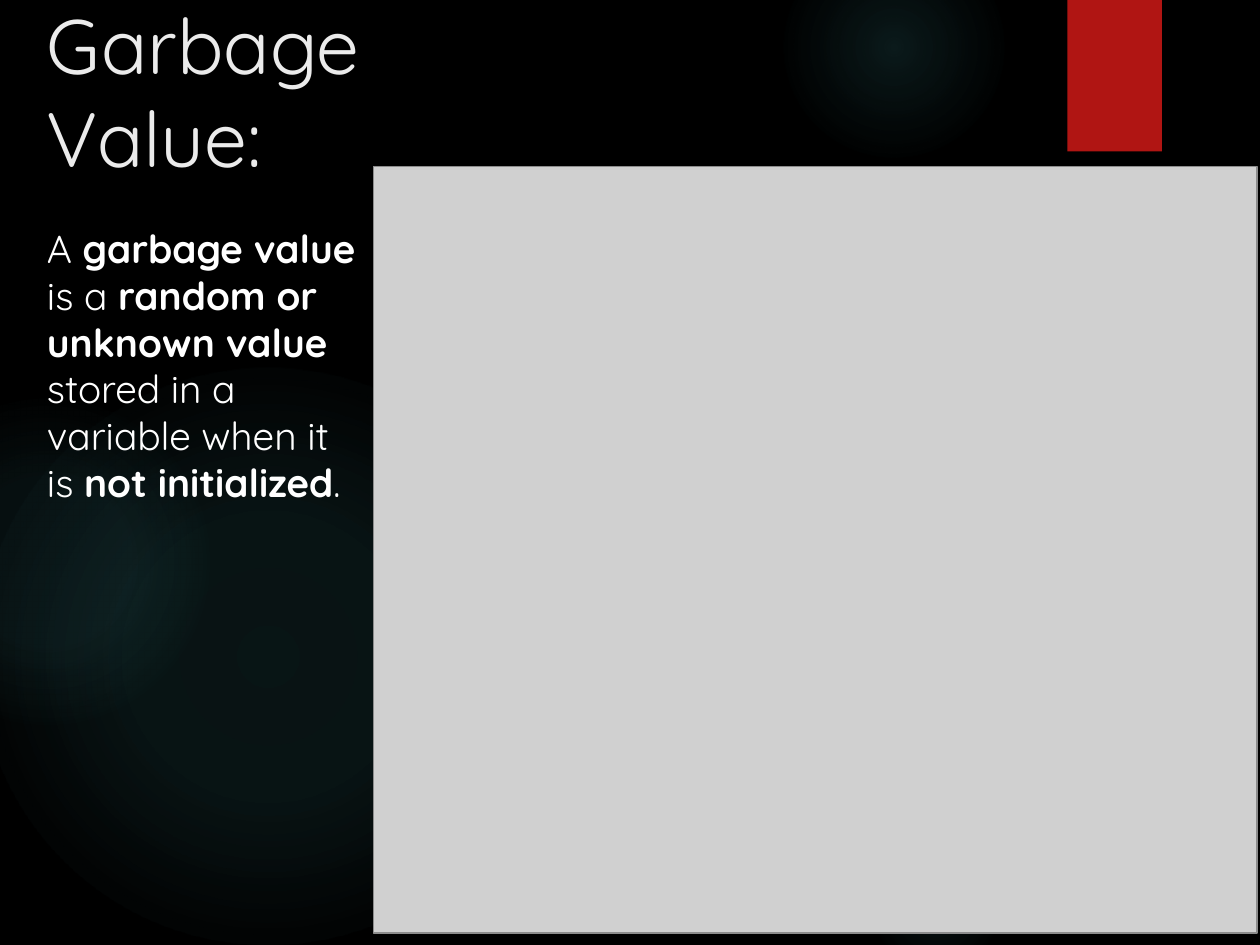
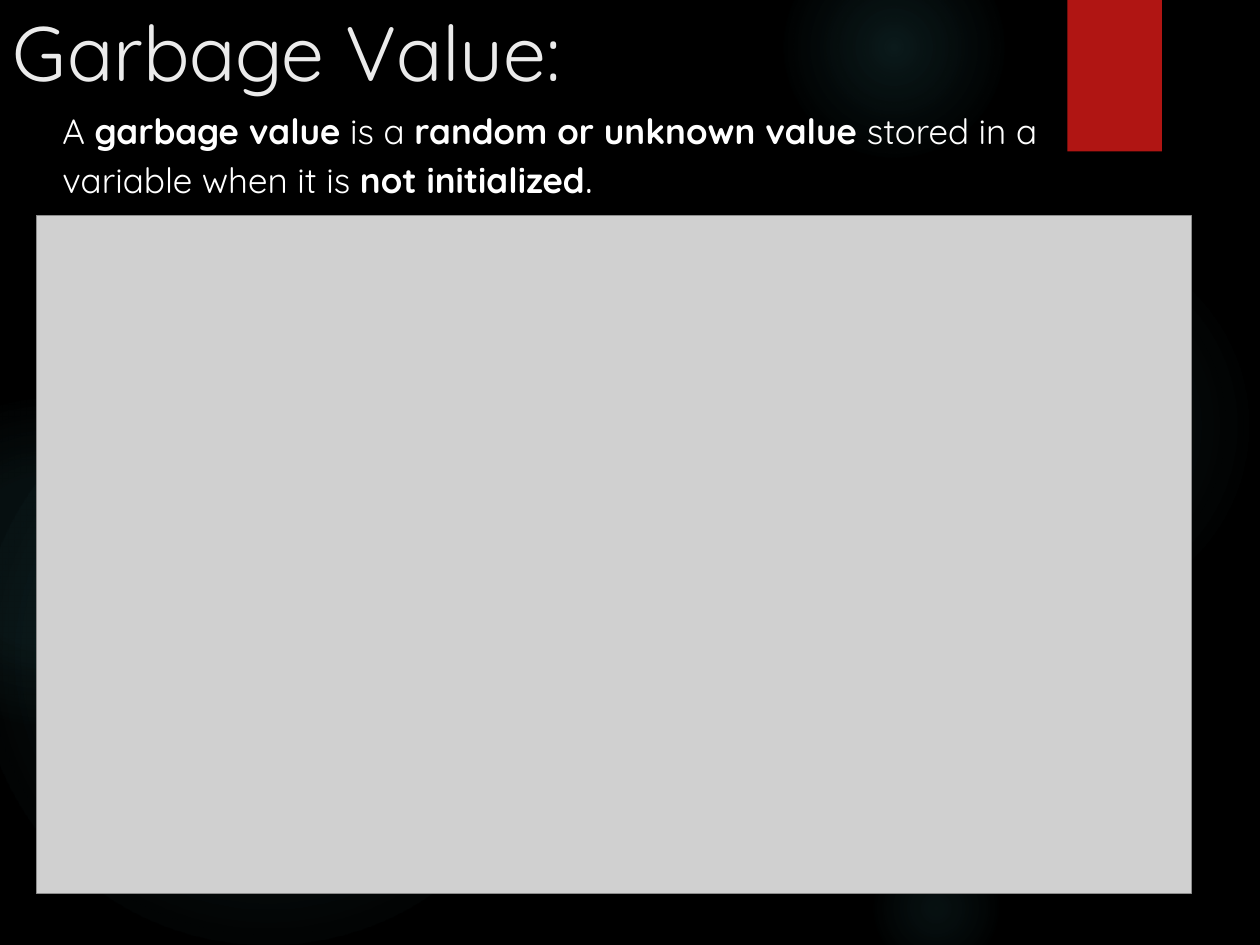
Before and after one commit to vaibavv360-create/-Powerpoint-Presentation, a slide deck: slide 11 of W1.pptx. Drawn at 1260x945 pixels with LibreOffice and Linux fonts; fonts in the diff are those of the drawing; grey boxes stand for pictures; background and template pictures are left out. Boxes give left, top, right and bottom in pixels: in the first picture for what was removed or moved away, otherwise in the second. Text is boxed around its words. In the diff, an @@ line names an element or a change of style, - is before the commit and + after.

```diff
--- a/W1.pptx
+++ b/W1.pptx
@@ title "Garbage Value:" rewrapped from <box>47,17,359,168</box> to <box>13,24,561,97</box> @@
@@ text "A garbage value is a ...": place and size @@
-text "A garbage value is a ..." at <box>47,234,356,498</box>
+text "A garbage value is a ..." at <box>62,118,1037,194</box>
@@ text "A garbage value is a ..." at <box>62,118,1037,194</box>: size 22.2 to 20 pt; size 22.2 to 24 pt in "initialized." @@
@@ picture: place and size @@
-picture at <box>373,166,1256,932</box>
+picture at <box>37,215,1192,893</box>
```
Also in this commit, not shown: 3 other slides changed.
